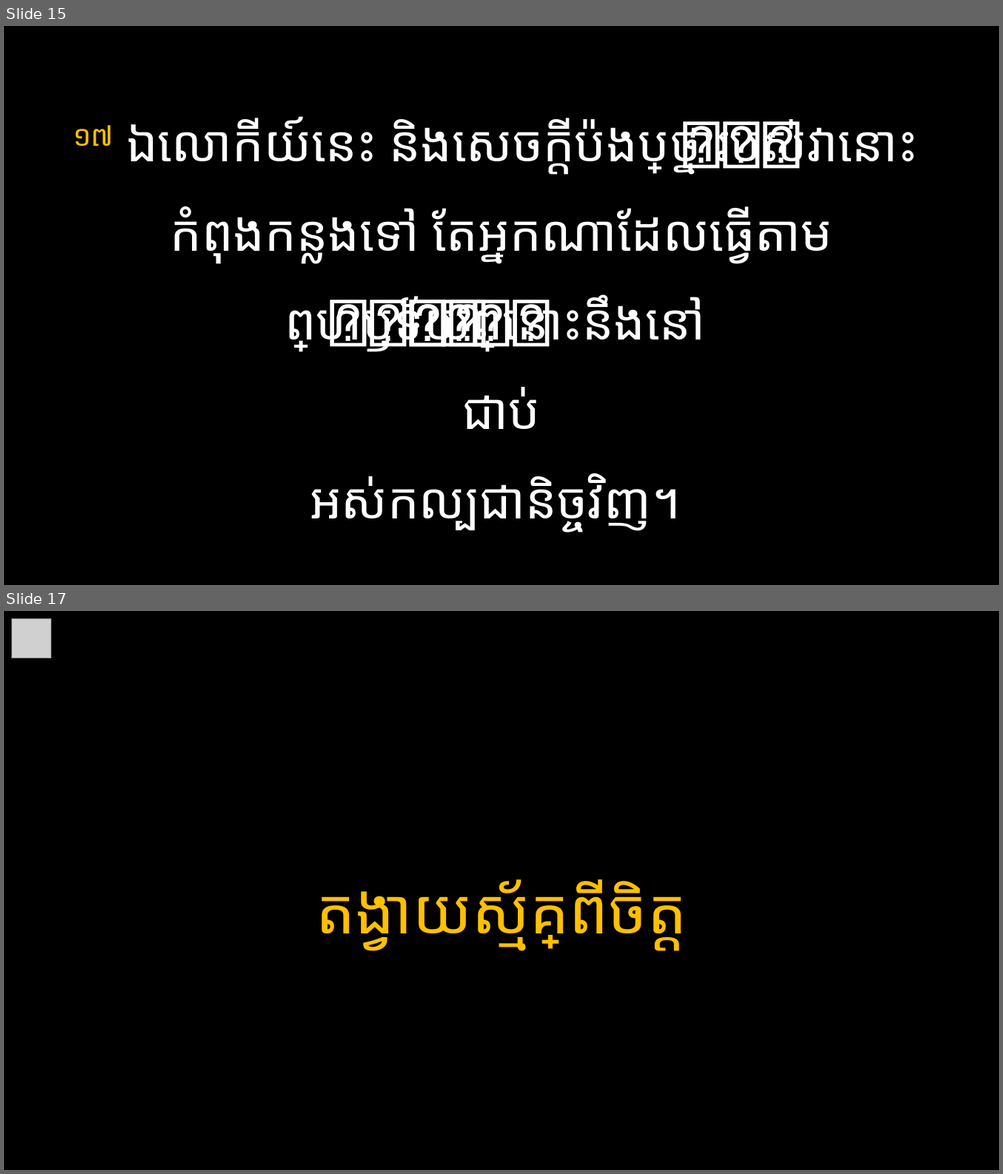
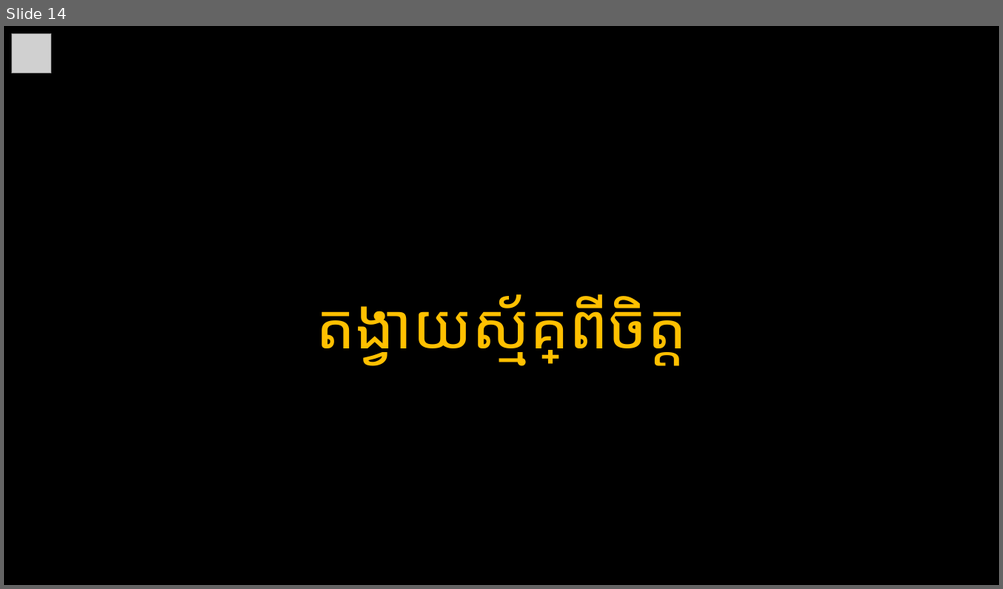
Before and after one commit to phearak2003/youth_worship, a slide deck: Youth Worship.pptx. Shown one above the other, each under a label of ours: slides 15 and 17 before the commit, slide 14 after it; the slides between them are not shown. The pictures are 1003x1174 and 1003x589 pixels, drawn with LibreOffice and Linux fonts; fonts in the diff are those of the drawing; grey boxes stand for pictures. Boxes give left, top, right and bottom in pixels: in the first picture for what was removed or moved away, otherwise in the second. Text is boxed around its words. In the diff, an @@ line names an element or a change of style, - is before the commit and + after.

Commit message:
15-03-25

```diff
--- a/Youth Worship.pptx
+++ b/Youth Worship.pptx
@@ slide 15 removed at bbox=[4, 26, 999, 585], background #000000 @@
@@ title removed at bbox=[73, 116, 917, 532] @@
-១៧ ឯលោកីយ៍នេះ និងសេចក្តីប៉ងប្រាថ្នារបស់វា នោះកំពុងកន្លងទៅ តែអ្នកណាដែលធ្វើតាម
-ព្រះហឫទ័យព្រះ នោះនឹងនៅជាប់
-អស់កល្បជានិច្ចវិញ។
@@ what was slide 17 is now slide 14 @@
```
Also in this commit, not shown: 28 slides changed, 1 slide added, 3 other slides removed.
